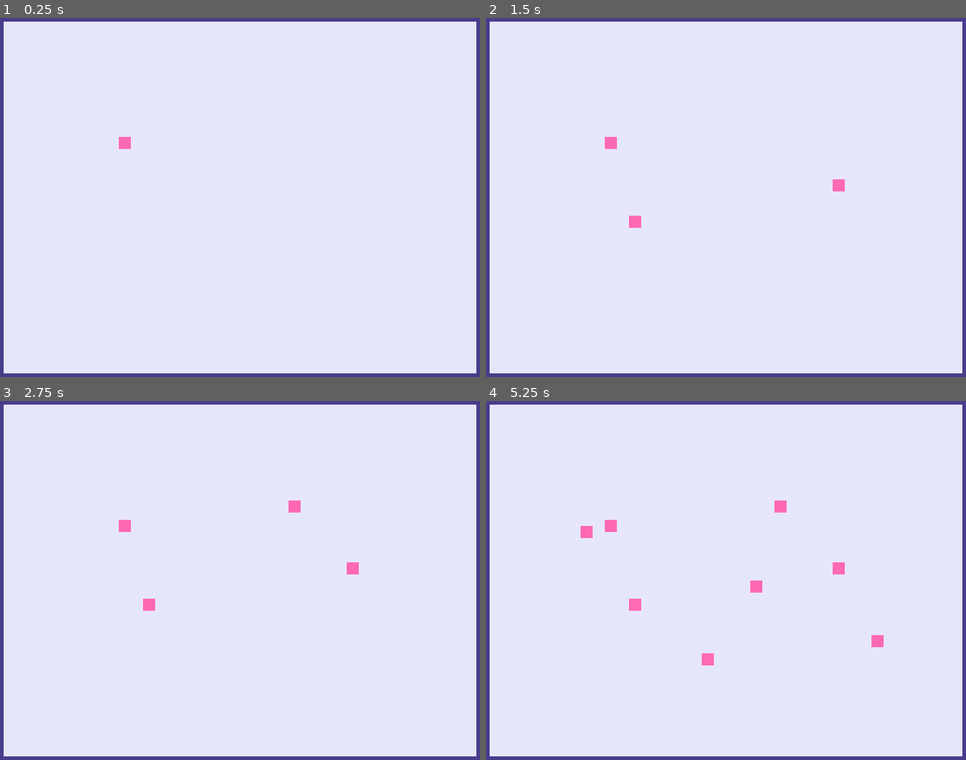
Above: before the commit, frames 1-4 (two rows, left to right).
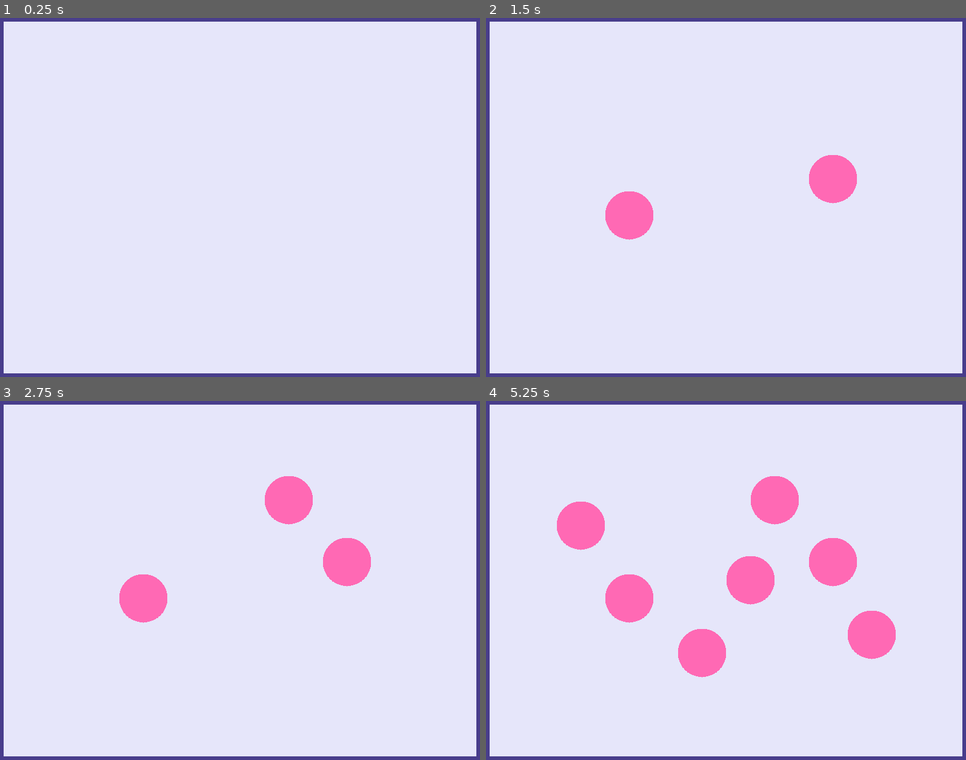
Above: after the commit, the same moments.

Repository: zommerfelds/global-game-jam-2025
Game: Godot game, scene res://nodes/karo scene.tscn
Two runs of this game, one before a commit and one after it. Both use one fixed random seed, a clock stepped at 60 frames per second and the inputs below. This scene is started directly instead of the project's main scene.
Inputs (mouse positions are in pixels of both pictures, inside the frame that each line leads up to):
- Up to frame 1 (0.25 s): no input
- Up to frame 2 (1.5 s): tap Enter at 0.5 s; move the mouse to (831, 179) at 0.52 s; hold Up (rotate_ccw_player_1) 0.53-1.28 s; click (831, 179) at 0.67 s; tap Space (shoot_player_1) at 1.25 s; move the mouse to (630, 215) at 1.27 s; tap Down (rotate_cw_player_1) at 1.35 s; click (630, 215) at 1.42 s
- Up to frame 3 (2.75 s): tap Enter at 2 s; move the mouse to (288, 501) at 2.02 s; hold Space (shoot_player_1) from 2.03 s (still down); click (288, 501) at 2.17 s
- Up to frame 4 (5.25 s): move the mouse to (702, 652) at 2.77 s; release Space (shoot_player_1) at 2.78 s; tap Up (rotate_ccw_player_1) at 2.85 s; click (702, 652) at 2.92 s; tap Enter at 3.5 s; move the mouse to (870, 634) at 3.52 s; hold Down (rotate_cw_player_1) 3.53-4.28 s; click (870, 634) at 3.67 s; tap Space (shoot_player_1) at 4.25, 4.35 s; move the mouse to (582, 526) at 4.27 s; click (582, 526) at 4.42 s; move the mouse to (750, 580) at 5.02 s; hold Up (rotate_ccw_player_1) from 5.03 s (still down); click (750, 580) at 5.17 s

The runs differ from the first frame. In frame 1, less than 0.1% of the frame differs, in the area x 24-28%, y 33-37%; in frame 2, 2.0%; in frame 3, 3.0%; in frame 4, 6.9%, in the area x 14-86%, y 20-78%.

Commit message:
paint circles instead of squares depending on which mouse button

Diff:
--- a/scripts/paintable_area.gd
+++ b/scripts/paintable_area.gd
@@ -15,9 +15,6 @@
 	)
 	texture = ImageTexture.create_from_image(image)
 
-	# A test for painting a certain area.
-	paint_area(Vector2(200, 200), Color.HOT_PINK)
-
 
 # Called every frame. 'delta' is the elapsed time since the previous frame.
 func _process(delta: float) -> void:
@@ -26,14 +23,15 @@
 
 func _input(event):
 	if event is InputEventMouseButton and event.pressed:
-		print("Mouse Click/Unclick at: ", event.position, event.button_index)
-		paint_area(event.position - position, Color.HOT_PINK)
-		# var image_position =
-		# paint_area
+		var color = Color.HOT_PINK if (event.button_index == 1) else Color.BLUE
+		paint_circle(event.position - position, 40, color)
 
-func paint_area(position: Vector2, color: Color) -> void:
-	image.fill_rect(
-		Rect2i(position.x, position.y, splash_size, splash_size),
-		color
-	)
+func paint_circle(position: Vector2, radius: float, color: Color) -> void:
+	# Draw a circle, column by column
+	for x in range(-radius, radius + 1):
+		var sq = sqrt(radius**2 - x**2)
+		image.fill_rect(
+			Rect2i(position.x + x, position.y - sq, 1, sq * 2),
+			color
+		)
 	texture = ImageTexture.create_from_image(image)
